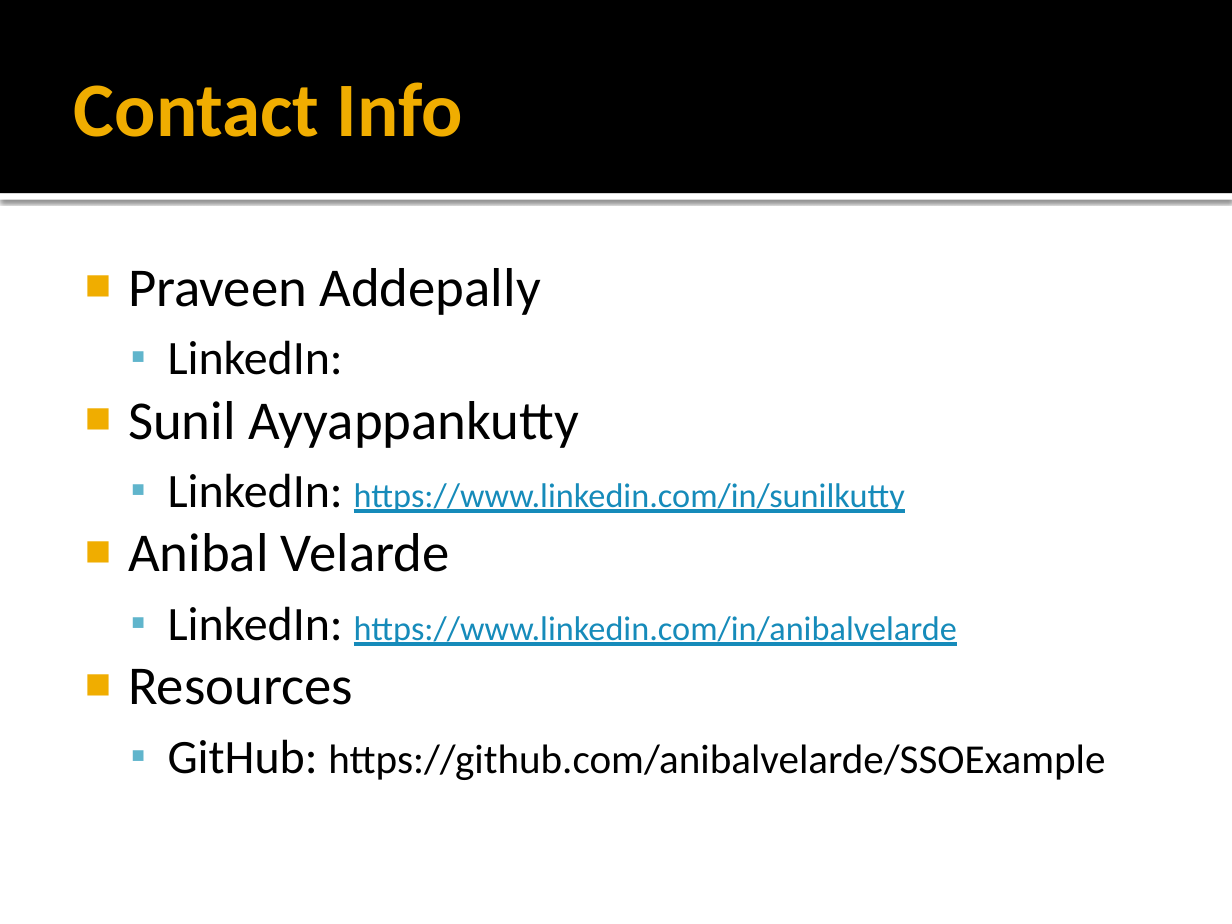
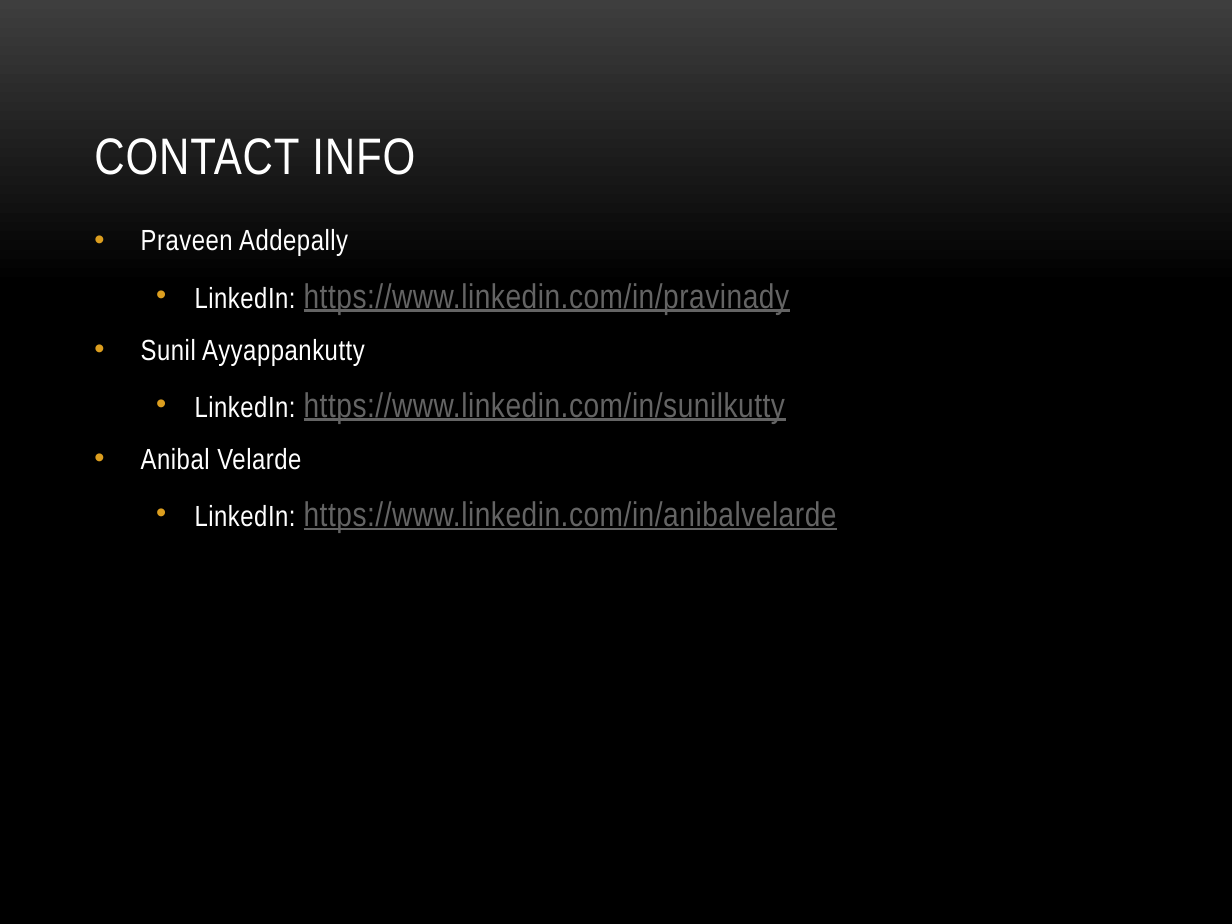
Before and after one commit to anibalvelarde/SSOExample, a slide deck: slide 2 of SSOPresentation/IAM_SSO.pptx. Drawn at 1232x924 pixels with LibreOffice and Linux fonts; fonts in the diff are those of the drawing; background and template pictures are left out. Boxes give left, top, right and bottom in pixels: in the first picture for what was removed or moved away, otherwise in the second. Text is boxed around its words. In the diff, an @@ line names an element or a change of style, - is before the commit and + after.

```diff
--- a/SSOPresentation/IAM_SSO.pptx
+++ b/SSOPresentation/IAM_SSO.pptx
@@ background #FFFFFF to picture (left out) @@
@@ rectangle removed at (x1=0, y1=0, x2=1232, y2=193) @@
@@ title "CONTACT INFO" at (x1=94, y1=138, x2=415, y2=175): vertical alignment middle to bottom @@
@@ title at (x1=94, y1=138, x2=415, y2=175): text changed; size 45 to 30 pt; font Calibri to Arial Narrow; text colour #F0AD00 to #FFFFFF; bold off @@
-Contact Info
+CONTACT INFO
@@ rectangle removed at (x1=0, y1=193, x2=1232, y2=200) @@
@@ text "Praveen Addepally" moved from (x1=128, y1=268, x2=1105, y2=780) to (x1=141, y1=229, x2=837, y2=533) @@
@@ text at (x1=141, y1=229, x2=837, y2=533): size 32 to 17 pt in "Praveen Addepally", "Sunil Ayyappankutty", "Anibal Velarde"; font Calibri to Arial Narrow, letter spacing 0 to 0.3 pt in "Praveen Addepally", "Sunil Ayyappankutty", "LinkedIn: https://www.linkedin.com/in/sunilkutty", "Anibal Velarde" and 1 more places; text colour #000000 to #FFFFFF in "Praveen Addepally", "Sunil Ayyappankutty", "LinkedIn:", "Anibal Velarde" and 1 more places; size 28 to 17 pt in "LinkedIn:", "LinkedIn:"; text colour #168BBA to #646464 in "https://www.linkedin.com/in/sunilkutty", "https://www.linkedin.com/in/anibalvelarde"; bullet ■ to •; more space between paragraphs; bullet colour #F0AD00 to #DC9E1F; bullet ▪ to •; bullet colour #60B5CC to #DC9E1F @@
@@ text at (x1=195, y1=283, x2=790, y2=315): text changed; size 28 to 20 pt; font Calibri to Arial Narrow; text colour #000000 to #646464 @@
-  ▪ LinkedIn:
+  • LinkedIn: https://www.linkedin.com/in/pravinady
@@ text at (x1=128, y1=669, x2=1105, y2=780): paragraphs removed @@
-■ Resources
-  ▪ GitHub: https://github.com/anibalvelarde/SSOExample
```
Also in this commit, not shown: 15 other slides changed, 7 slides added, 4 slides removed.
